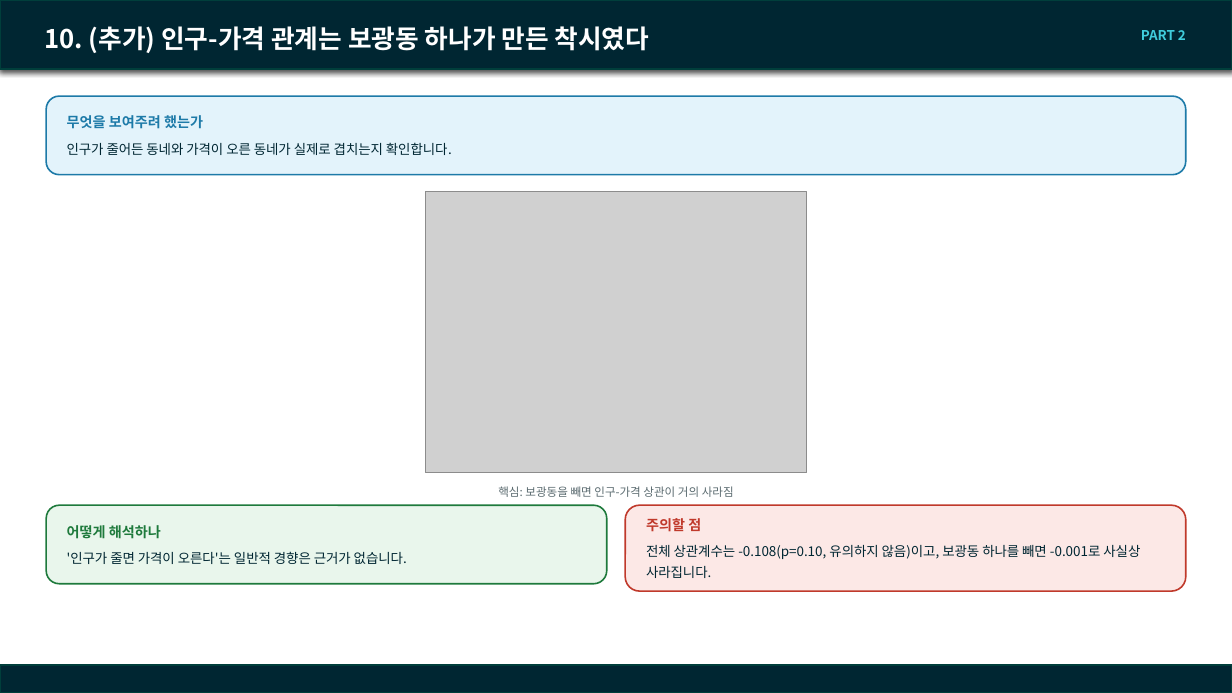
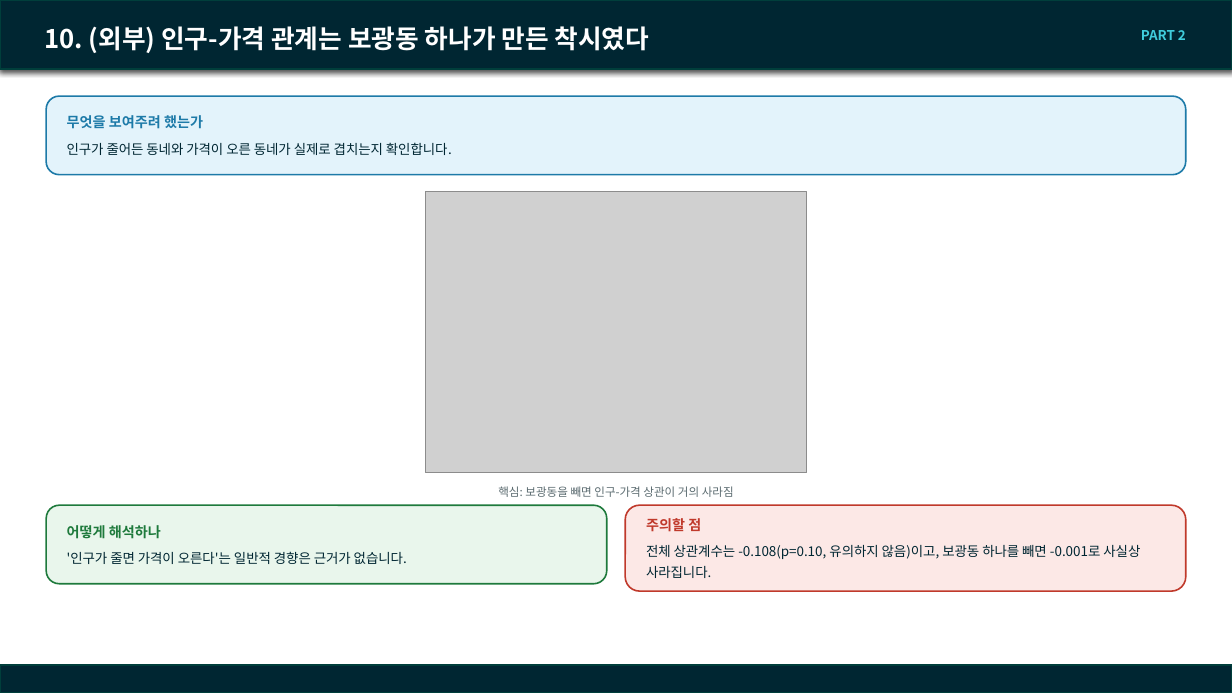
Before and after one commit to SunooJ-KR/Boomingup, a slide deck: slide 20 of eda/docs/260916_team_meeting.pptx. Drawn at 1232x693 pixels with LibreOffice and Linux fonts; fonts in the diff are those of the drawing; grey boxes stand for pictures; background and template pictures are left out. Boxes give left, top, right and bottom in pixels: in the first picture for what was removed or moved away, otherwise in the second. Text is boxed around its words. In the diff, an @@ line names an element or a change of style, - is before the commit and + after.

Commit message:
docs(eda): "(추가)" 라벨 제거, 외부데이터만 "(외부)"로 명시
08~09번(이벤트 반대 반응 동, 동 클러스터링)은 팀 데이터베이스로 분석한
최종 결과라 "(추가)" 라벨을 뗐다. 10번(인구·세대수)만 실제로 외부
공공데이터를 썼으므로 "(외부)"로 명확히 구분했다. 목차 슬라이드도
"08~10"으로 뭉뚱그리지 않고 08/09/10을 각각 표시하도록 고쳤다.

```diff
--- a/eda/docs/260916_team_meeting.pptx
+++ b/eda/docs/260916_team_meeting.pptx
@@ title at <box>44,26,650,53</box>: text changed @@
-10. (추가) 인구-가격 관계는 보광동 하나가 만든 착시였다
+10. (외부) 인구-가격 관계는 보광동 하나가 만든 착시였다
```
Also in this commit, not shown: 5 other slides changed, 1 other file.
